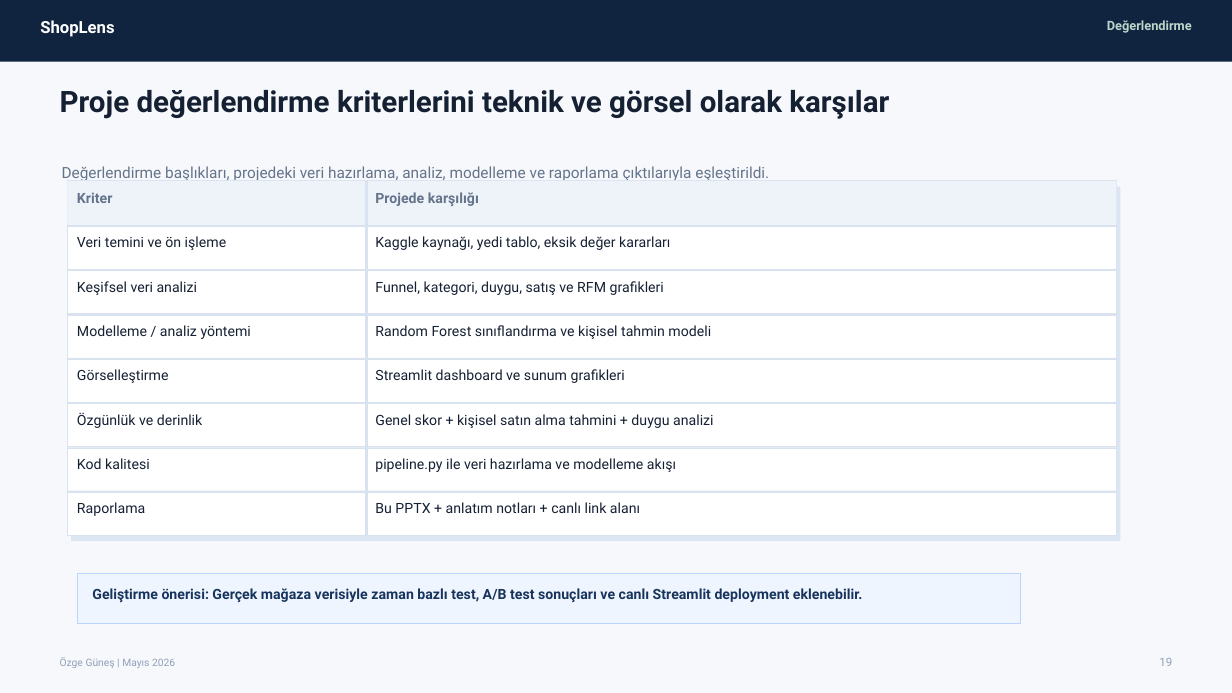
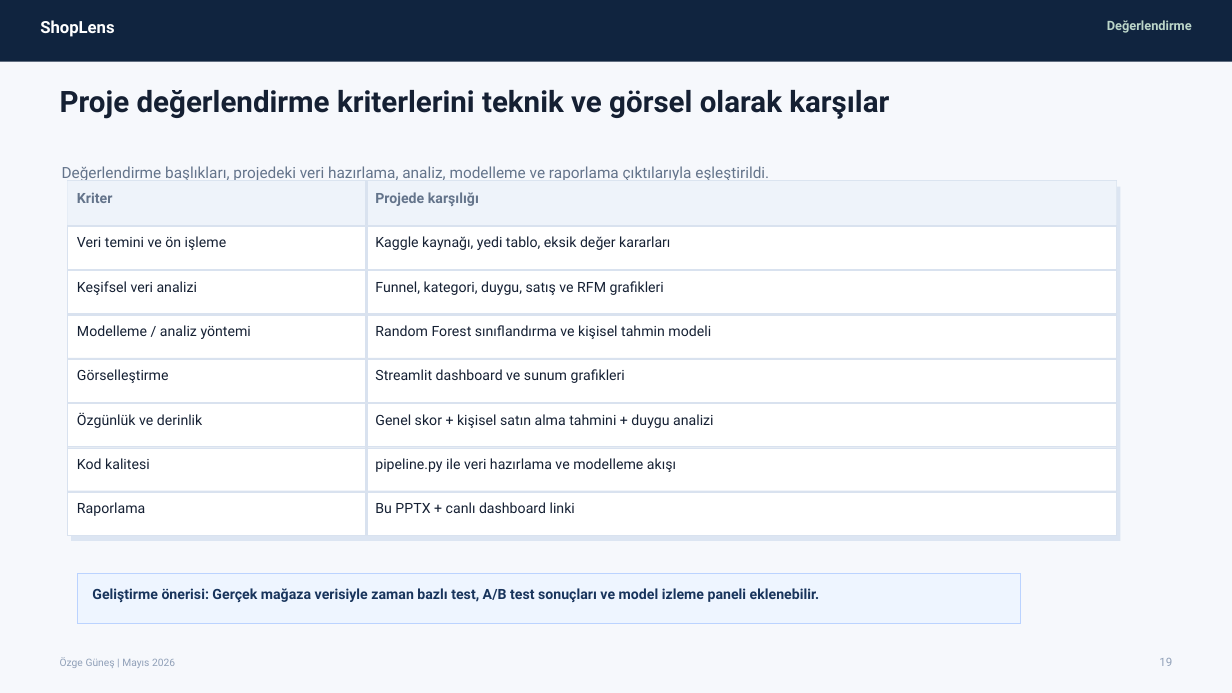
Before and after one commit to ozgunes91/ShopLens, a slide deck: slide 19 of ShopLens_Sunum_Final.pptx. Drawn at 1232x693 pixels with LibreOffice and Linux fonts; fonts in the diff are those of the drawing. Boxes give left, top, right and bottom in pixels: in the first picture for what was removed or moved away, otherwise in the second. Text is boxed around its words. In the diff, an @@ line names an element or a change of style, - is before the commit and + after.

Commit message:
Update presentation links and reporting text

```diff
--- a/ShopLens_Sunum_Final.pptx
+++ b/ShopLens_Sunum_Final.pptx
@@ text at (375,502,575,513): text changed @@
-Bu PPTX + anlatım notları + canlı link alanı
+Bu PPTX + canlı dashboard linki
@@ text at (92,588,819,603): text changed @@
-Geliştirme önerisi: Gerçek mağaza verisiyle zaman bazlı test, A/B test sonuçları ve canlı Streamlit deployment eklenebilir.
+Geliştirme önerisi: Gerçek mağaza verisiyle zaman bazlı test, A/B test sonuçları ve model izleme paneli eklenebilir.
```
Also in this commit, not shown: 2 other slides changed.
